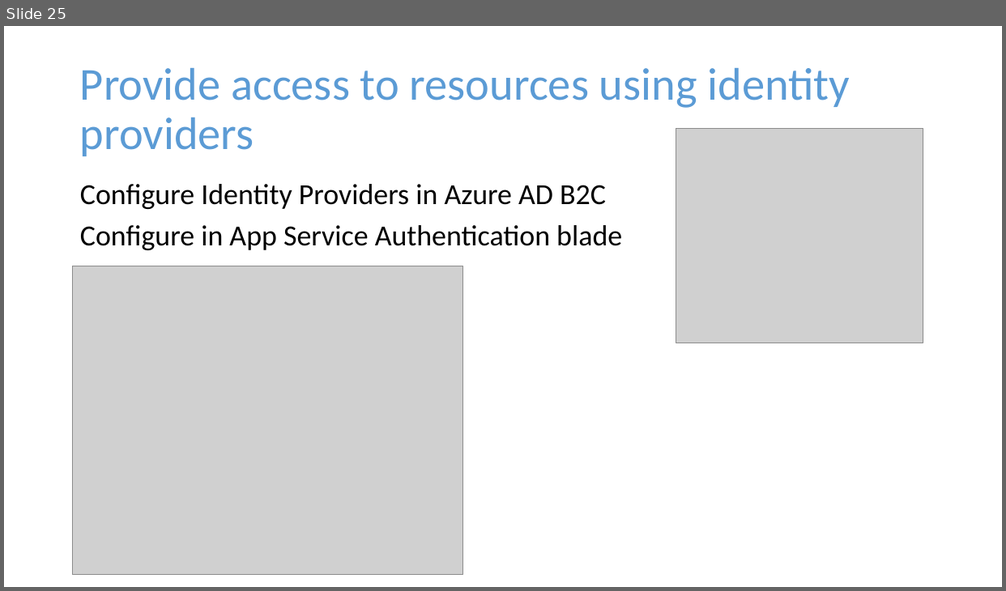
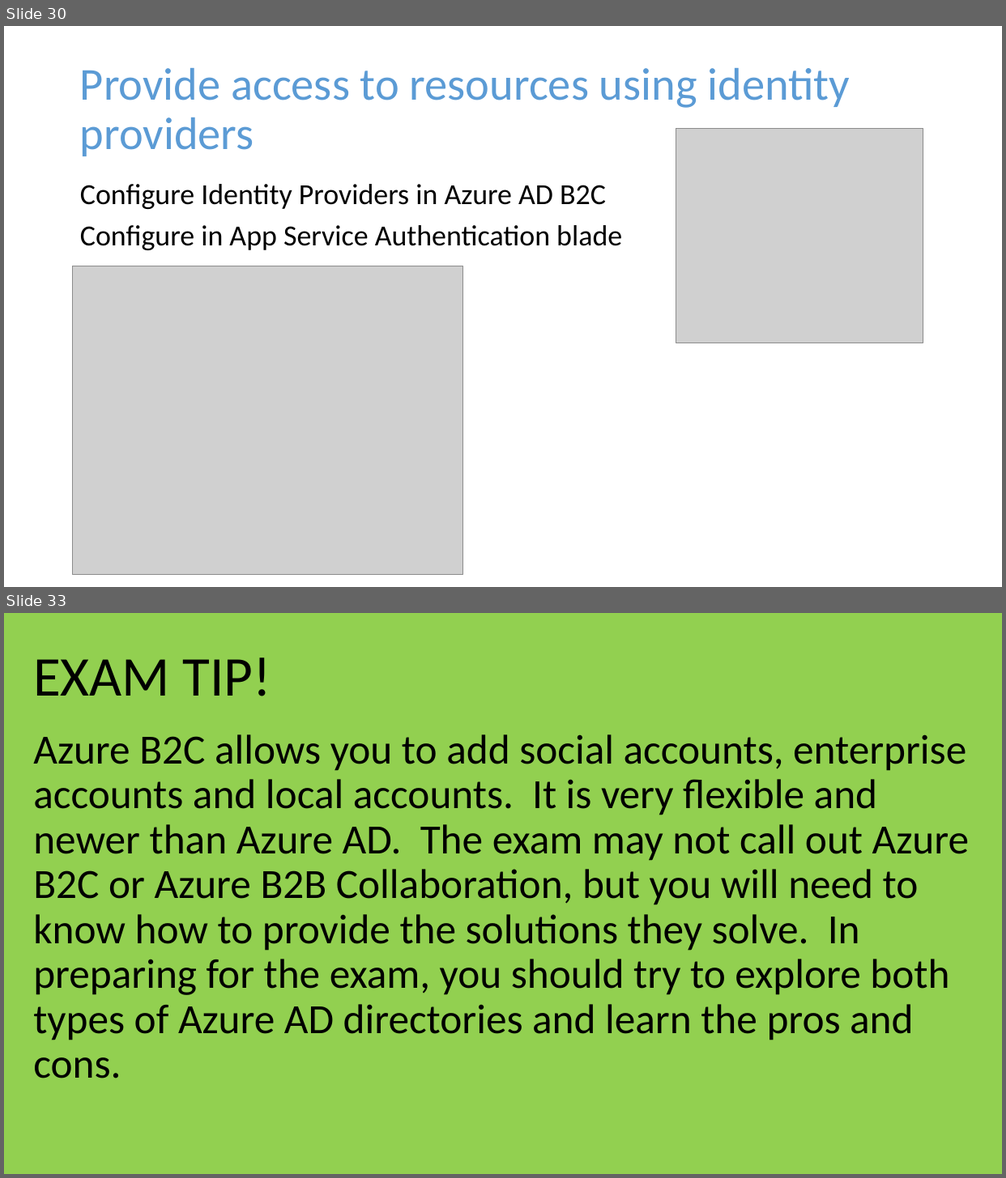
Before and after one commit to dstolts/70-534, a slide deck: Presentations/70-534-Combined-SecuritySlides.pptx. Shown one above the other, each under a label of ours: slide 25 before the commit, slides 30 and 33 after it; the slides between them are not shown. The pictures are 1006x591 and 1006x1178 pixels, drawn with LibreOffice and Linux fonts; fonts in the diff are those of the drawing; grey boxes stand for pictures. Boxes give left, top, right and bottom in pixels: in the first picture for what was removed or moved away, otherwise in the second. Text is boxed around its words. In the diff, an @@ line names an element or a change of style, - is before the commit and + after.

```diff
--- a/Presentations/70-534-Combined-SecuritySlides.pptx
+++ b/Presentations/70-534-Combined-SecuritySlides.pptx
@@ slide 33 added at (x1=4, y1=613, x2=1002, y2=1174), background #92D050 @@
@@ text added at (x1=33, y1=658, x2=271, y2=696), 54 pt, text #000000 @@
+EXAM TIP!
@@ text added at (x1=33, y1=735, x2=969, y2=1079), 40 pt, text #000000 @@
+Azure B2C allows you to add social accounts, enterprise accounts and local accounts. It is very flexible and newer than Azure AD. The exam may not call out Azure B2C or Azure B2B Collaboration, but you will need to know how to provide the solutions they solve. In preparing for the exam, you should try to explore both types of Azure AD directories and learn the pros and cons.
@@ what was slide 25 is now slide 30 @@
```
Also in this commit, not shown: 4 other slides added.
